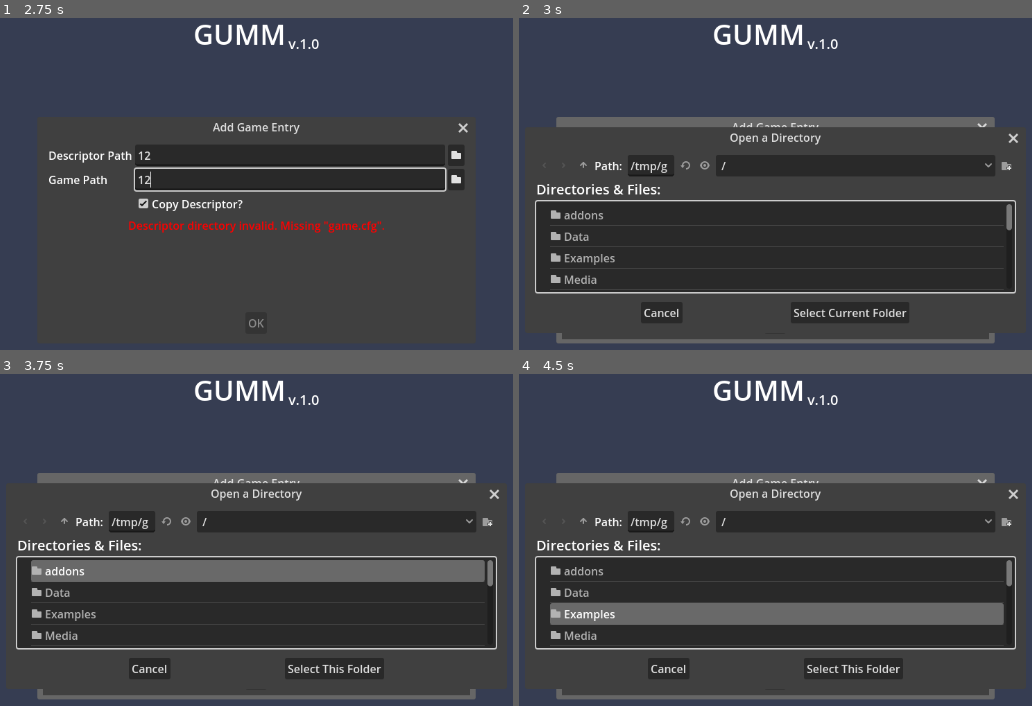
Above: before the commit, frames 1-4 (two rows, left to right).
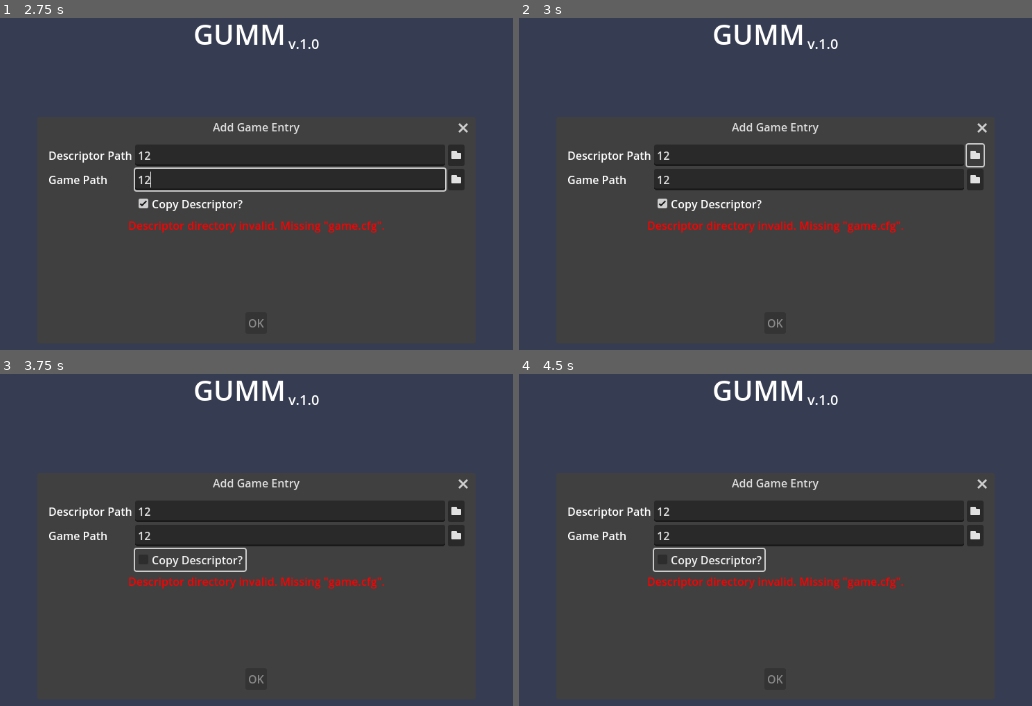
Above: after the commit, the same moments.

Repository: KoBeWi/Godot-Universal-Mod-Manager
Game: Godot game, scene res://Scenes/Main.tscn
The game is run twice, just before and just after one commit, with the same random seed, the same clock (stepped at 60 frames per second) and the same inputs.
Inputs (mouse positions are in pixels of both pictures, inside the frame that each line leads up to):
- Up to frame 1 (2.75 s): click "Import Game" at 0.5 s; click (292, 154) at 1.27 s; type "12" at 1.35 s; click (292, 180) at 1.5 s; type "12" at 1.58 s; click "Create Game Entry" at 2 s
- Up to frame 2 (3 s): click (975, 154) at 2.77 s
- Up to frame 3 (3.75 s): click "Copy Descriptor?" at 3.5 s
- Up to frame 4 (4.5 s): click "Import Game" at 4.25 s

Frame 1 is identical in both runs. In frame 2, 11% of the frame differs, in the area x 3-98%, y 29-98%; in frame 3, 16%; in frame 4, 17%.

Commit message:
Change FileDialogs to native

Diff:
--- a/Nodes/GameEntry.tscn
+++ b/Nodes/GameEntry.tscn
@@ -83,6 +83,7 @@
 ok_button_text = "Select Current Folder"
 file_mode = 2
 access = 2
+use_native_dialog = true
 
 [node name="AcceptDialog" type="AcceptDialog" parent="."]
 
--- a/Nodes/ModEntry.tscn
+++ b/Nodes/ModEntry.tscn
@@ -89,6 +89,7 @@
 ok_button_text = "Select Current Folder"
 file_mode = 2
 access = 2
+use_native_dialog = true
 
 [node name="AcceptDialog" type="AcceptDialog" parent="."]
 
--- a/Nodes/PathEdit.tscn
+++ b/Nodes/PathEdit.tscn
@@ -21,6 +21,7 @@
 ok_button_text = "Select Current Folder"
 file_mode = 2
 access = 2
+use_native_dialog = true
 
 [connection signal="text_changed" from="LineEdit" to="." method="line_edit_text_changed" unbinds=1]
 [connection signal="pressed" from="Button" to="." method="browse"]
